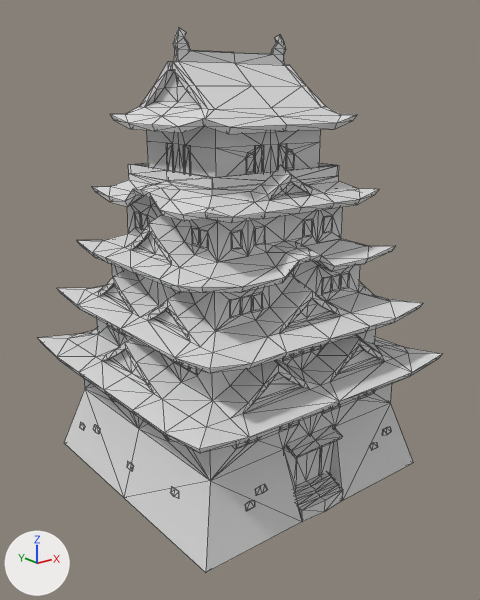
The glTF model models/ultimate-pack/low-poly-10/m/japan-castle-japan.glb: old version first, new version second.
The view is the same before and after, from a camera (50 mm lens) standing at (-29.3, -37.4, 27.0) and looking at (-0.1, -1.0, 12.4). Arrows for +X, +Y and +Z are at lower left; the lights stay in place. The first picture is the older version. Mesh edges are drawn as thin lines. Where no turn or scale is listed for an object, it has been applied to the vertices.

The first picture shows 'castle-japan'.
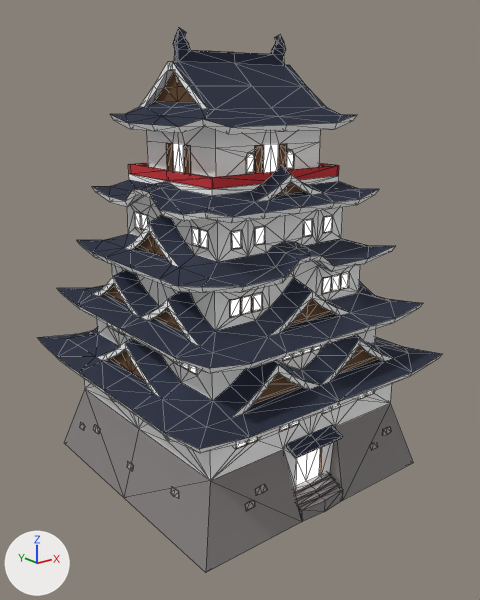
What differs and where, as boxes (x1, y1, x2, y2) in the pictures (480 x 600 px):
'castle-japan', recoloured, surface changed: (38, 28, 442, 572) in both

Diff of the bpy script that builds the scene:
```diff
--- a/models/ultimate-pack/low-poly-10/m/japan-castle-japan.glb.py
+++ b/models/ultimate-pack/low-poly-10/m/japan-castle-japan.glb.py
@@ mat_41_blue_darkest @@
 mat_41_blue_darkest = principled_material('41 BLUE-DARKEST')
-mat_41_blue_darkest.base_color = (0.8, 0.8, 0.8)  # white #e7e7e7
+mat_41_blue_darkest.base_color = (0.016, 0.0222, 0.0482)  # dark blue #22293e
 mat_41_blue_darkest.metallic = 0.4
@@ mat_64_glass @@
 mat_64_glass = principled_material('64 GLASS')
-mat_64_glass.base_color = (0.8, 0.8, 0.8)  # white #e7e7e7
+mat_64_glass.base_color = (0.0482, 0.076, 0.0895)  # dark cyan #3e4e54
 mat_64_glass.metallic = 0.4
 mat_64_glass.roughness = 1.0
+mat_64_glass.emission_strength = 4.954
@@ mat_58_white @@
 mat_58_white = principled_material('58 WHITE')
-mat_58_white.base_color = (0.8, 0.8, 0.8)  # white #e7e7e7
-mat_58_white.metallic = 0.4
+mat_58_white.base_color = (1.0, 1.0, 1.0)  # white #ffffff
 mat_58_white.roughness = 1.0
@@ mat_10_brown_dark @@
 mat_10_brown_dark = principled_material('10 BROWN-DARK')
-mat_10_brown_dark.base_color = (0.8, 0.8, 0.8)  # white #e7e7e7
-mat_10_brown_dark.metallic = 0.4
+mat_10_brown_dark.base_color = (0.136, 0.0666, 0.0262)  # brown #67492d
 mat_10_brown_dark.roughness = 1.0
@@ mat_26_red_dark @@
 mat_26_red_dark = principled_material('26 RED-DARK')
-mat_26_red_dark.base_color = (0.8, 0.8, 0.8)  # white #e7e7e7
-mat_26_red_dark.metallic = 0.4
+mat_26_red_dark.base_color = (0.591, 0.0296, 0.0395)  # red #ca3038
 mat_26_red_dark.roughness = 1.0
@@ mat_20_grey @@
 mat_20_grey = principled_material('20 GREY')
-mat_20_grey.base_color = (0.8, 0.8, 0.8)  # white #e7e7e7
-mat_20_grey.metallic = 0.4
+mat_20_grey.base_color = (0.242, 0.223, 0.223)  # grey #878282
 mat_20_grey.roughness = 1.0
@@ mat_21_grey_light @@
 mat_21_grey_light = principled_material('21 GREY LIGHT')
-mat_21_grey_light.base_color = (0.8, 0.8, 0.8)  # white #e7e7e7
-mat_21_grey_light.metallic = 0.4
+mat_21_grey_light.base_color = (0.386, 0.356, 0.342)  # grey #a7a19e
 mat_21_grey_light.roughness = 1.0
```
